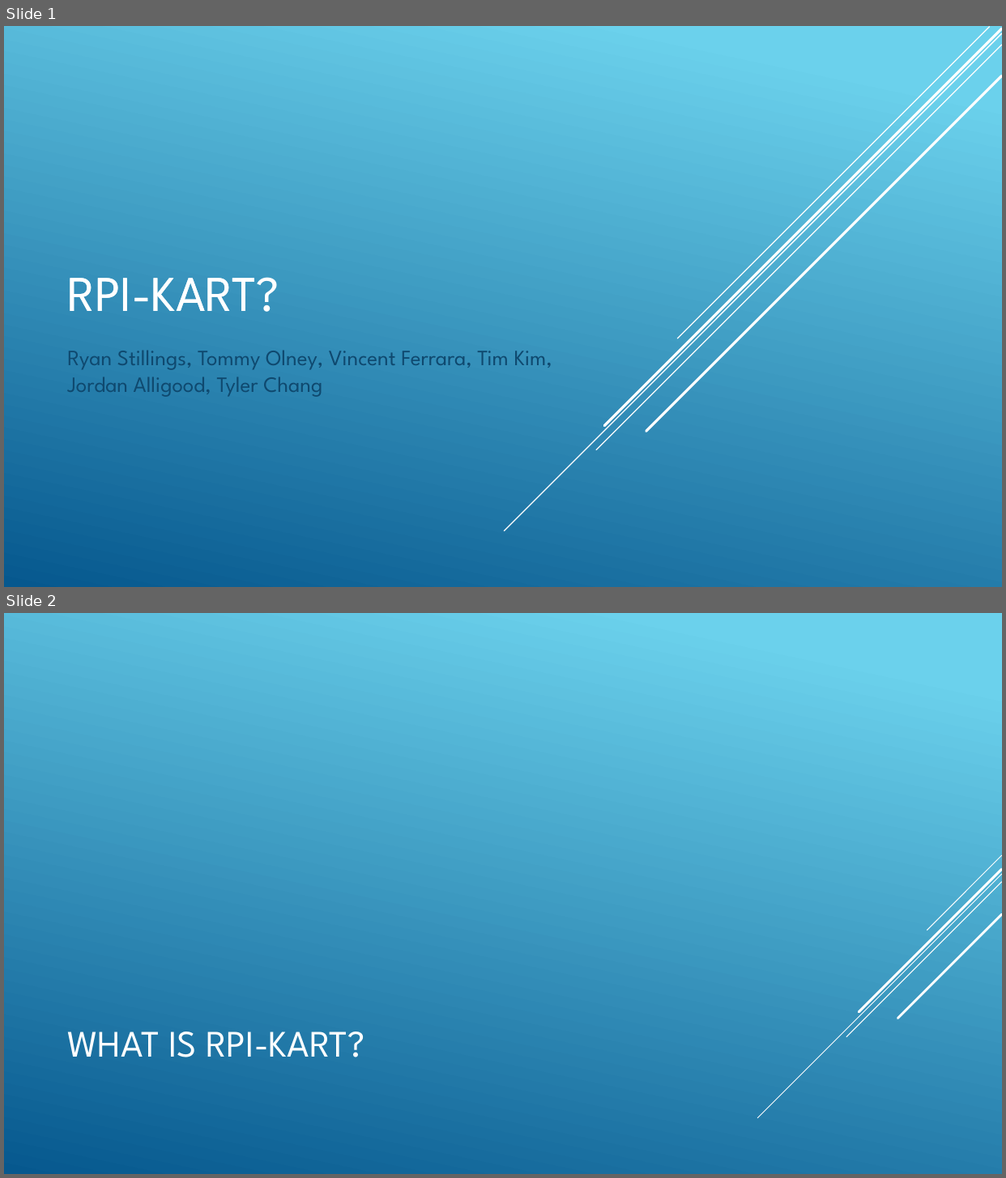
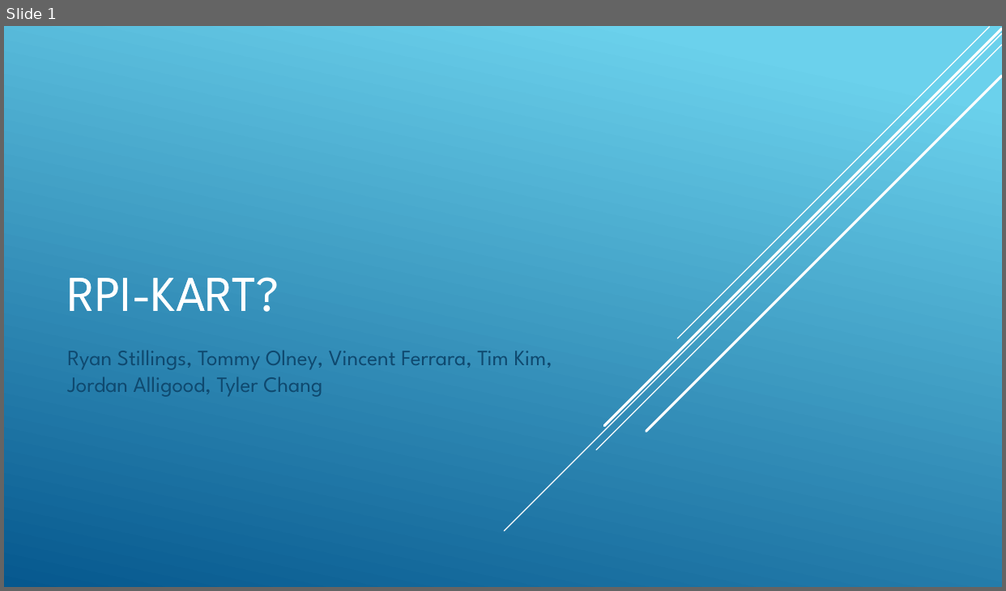
Before and after one commit to rystills/RPI-Kart, a slide deck: Midterm Presentation.pptx. Shown one above the other, each under a label of ours: slides 1 and 2 before the commit, slide 1 after it. The pictures are 1006x1178 and 1006x591 pixels, drawn with LibreOffice and Linux fonts; fonts in the diff are those of the drawing. Boxes give left, top, right and bottom in pixels: in the first picture for what was removed or moved away, otherwise in the second. Text is boxed around its words. In the diff, an @@ line names an element or a change of style, - is before the commit and + after.

```diff
--- a/Midterm Presentation.pptx
+++ b/Midterm Presentation.pptx
@@ slide 2 removed at [4, 613, 1002, 1174], background gradient #6ED2EB to #06588E @@
@@ group removed at [758, 855, 1002, 1118]: 5 lines @@
@@ title removed at [67, 1032, 364, 1058] @@
-WHAT IS RPI-KART?
```
Also in this commit, not shown: 1 slide changed, 6 slides added.
